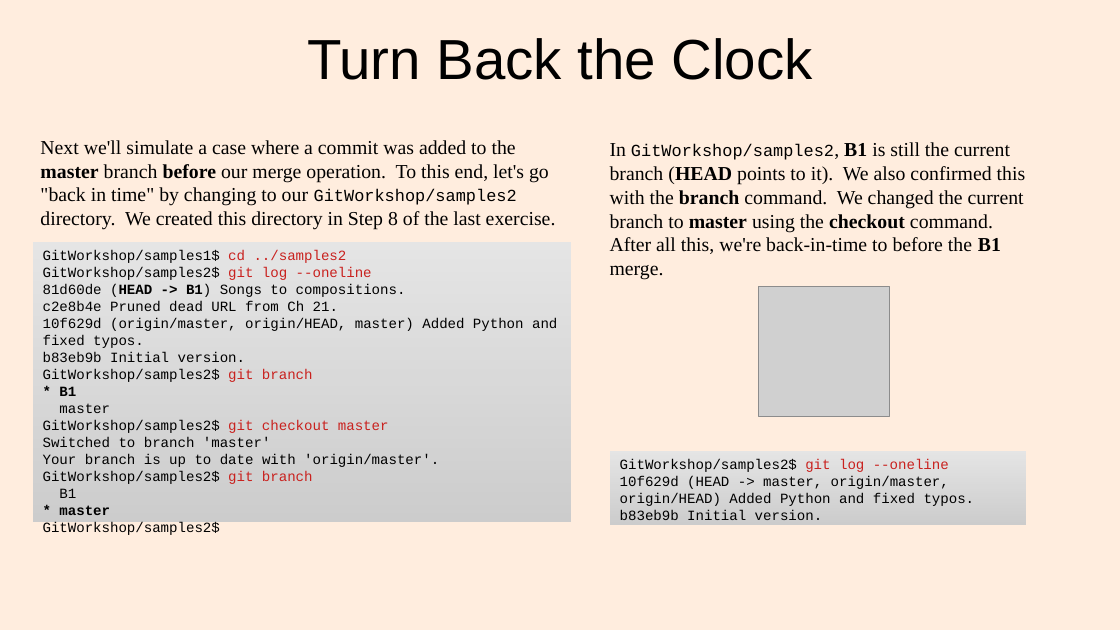
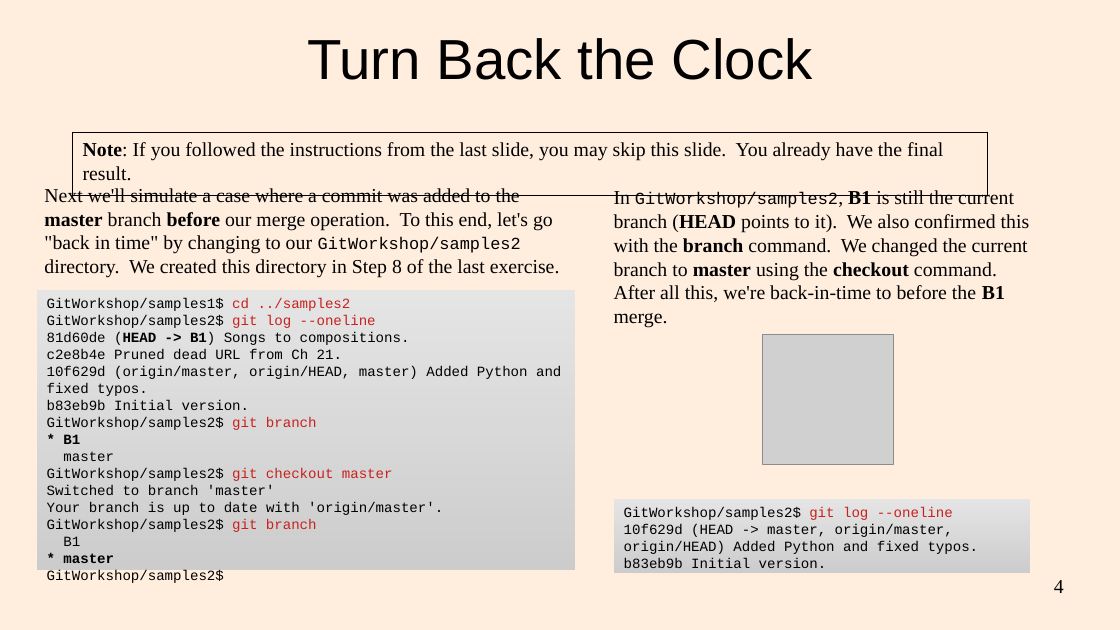
Before and after one commit to lacounty-isab/workshops, a slide deck: slide 4 of git/GitWorkshop2.odp. Drawn at 1120x630 pixels with LibreOffice and Linux fonts; fonts in the diff are those of the drawing; grey boxes stand for pictures. Boxes give left, top, right and bottom in pixels: in the first picture for what was removed or moved away, otherwise in the second. Text is boxed around its words. In the diff, an @@ line names an element or a change of style, - is before the commit and + after.

```diff
--- a/git/GitWorkshop2.odp
+++ b/git/GitWorkshop2.odp
@@ rectangle added at [72,132,987,196], outline #000000 0 pt, 14 pt, text #000000 @@
+Note: If you followed the instructions from the last slide, you may skip this slide. You already have the final result.
@@ picture: place and size @@
-picture at [759,287,889,417]
+picture at [763,334,893,464]
@@ 2 rectangles, 2 texts: place and size @@
-2 rectangles, 2 texts at [33,140,1026,525]
+2 rectangles, 2 texts at [37,187,1031,573]
@@ page number added at [1054,580,1064,593], 14 pt, text #000000 @@
+4
```
Also in this commit, not shown: 32 other slides changed, 1 other file.
